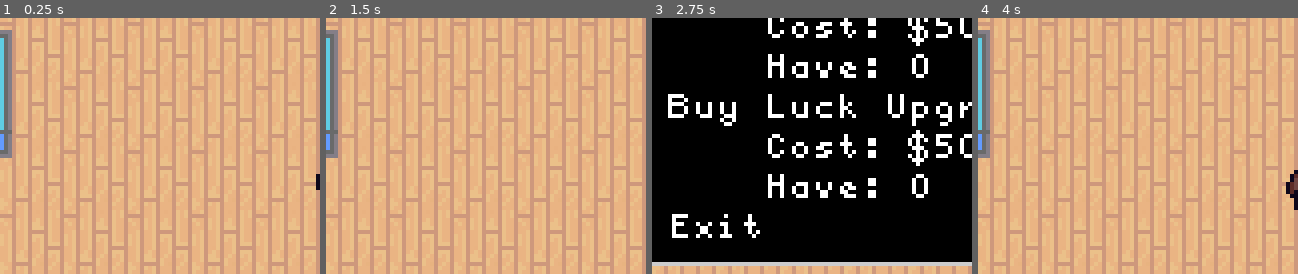
Above: before the commit, frames 1-4 (left to right).
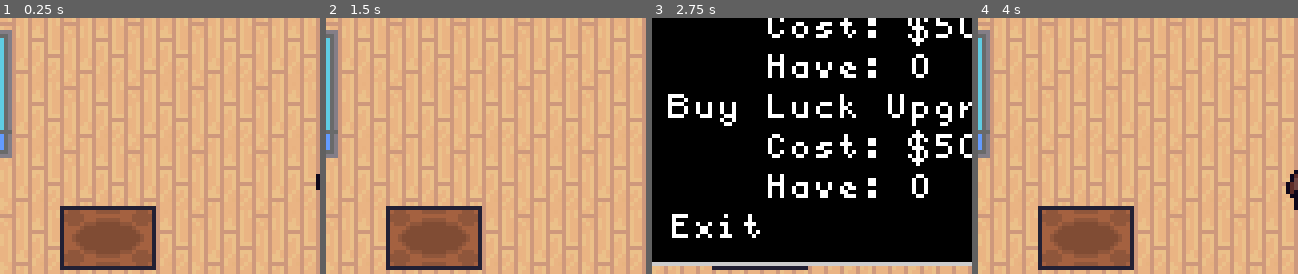
Above: after the commit, the same moments.

Repository: ColinVanderMeer/UntitledFishingGameGodot
Game: Godot game, scene res://shop.tscn
Same seed, same stepped clock (60 frames per second), same inputs: the game is played once before the commit and once after it. The project has no main scene, so this scene is started directly.
Inputs:
- Up to frame 1 (0.25 s): no input
- Up to frame 2 (1.5 s): tap Enter (MenuButton) at 0.5 s; hold Right (ui_right) 0.53-1.28 s; tap E (interact) at 0.6, 1.35 s; tap Space at 1.25 s; hold Down (ui_down) from 1.28 s (still down)
- Up to frame 3 (2.75 s): release Down (ui_down) at 2.03 s; hold Right (ui_right) from 2.03 s (still down); tap E (interact) at 2.1 s
- Up to frame 4 (4 s): release Right (ui_right) at 2.78 s; hold Up (ui_up) 2.78-3.53 s; tap E (interact) at 2.85, 3.6 s; hold Left (ui_left) from 3.53 s (still down)
The pictures show only the part of the screen within x 8-58%, y 50-100%; the shares and areas given below are measured in that part.

The runs differ from the first frame. In frame 1, 7.5% of the frame differs, in the area x 18-49%, y 73-99%; in frame 2, 7.5%; in frame 3, 0.5%; in frame 4, 7.5%.

Commit message:
Update shop sprites

Diff:
--- a/shop.tscn
+++ b/shop.tscn
@@ -11,6 +11,7 @@
 [ext_resource type="Script" uid="uid://bosh1ciewx1gk" path="res://interact_area.gd" id="8_p5a0g"]
 [ext_resource type="Texture2D" uid="uid://d0heyxpnc50l6" path="res://assets/shopCounter.png" id="8_sw5c6"]
 [ext_resource type="Texture2D" uid="uid://co17kja7mubaa" path="res://assets/pc.png" id="10_e23gp"]
+[ext_resource type="Texture2D" uid="uid://h02i232kgl3e" path="res://assets/rug.png" id="11_gldgk"]
 [ext_resource type="PackedScene" uid="uid://tunphkrbul7k" path="res://user_interface.tscn" id="12_msgp6"]
 [ext_resource type="PackedScene" uid="uid://r3o7q6fpmsu6" path="res://pc_interface.tscn" id="13_e23gp"]
 [ext_resource type="PackedScene" uid="uid://60knm8iae4n7" path="res://shop_interface.tscn" id="14_rrolr"]
@@ -188,6 +189,10 @@
 position = Vector2(152, 16)
 shape = SubResource("RectangleShape2D_763b7")
 
+[node name="Rug" type="Sprite2D" parent="Entities"]
+position = Vector2(40, 119)
+texture = ExtResource("11_gldgk")
+
 [node name="Player" parent="." instance=ExtResource("3_gmb2m")]
 position = Vector2(98, 107)
 
Binary file added: assets/rug.png
Not shown, added: assets/rug.png.import
Binary file changed: assets/shop.png
Not shown: 1 places in shop.tscn that only renumber resources
